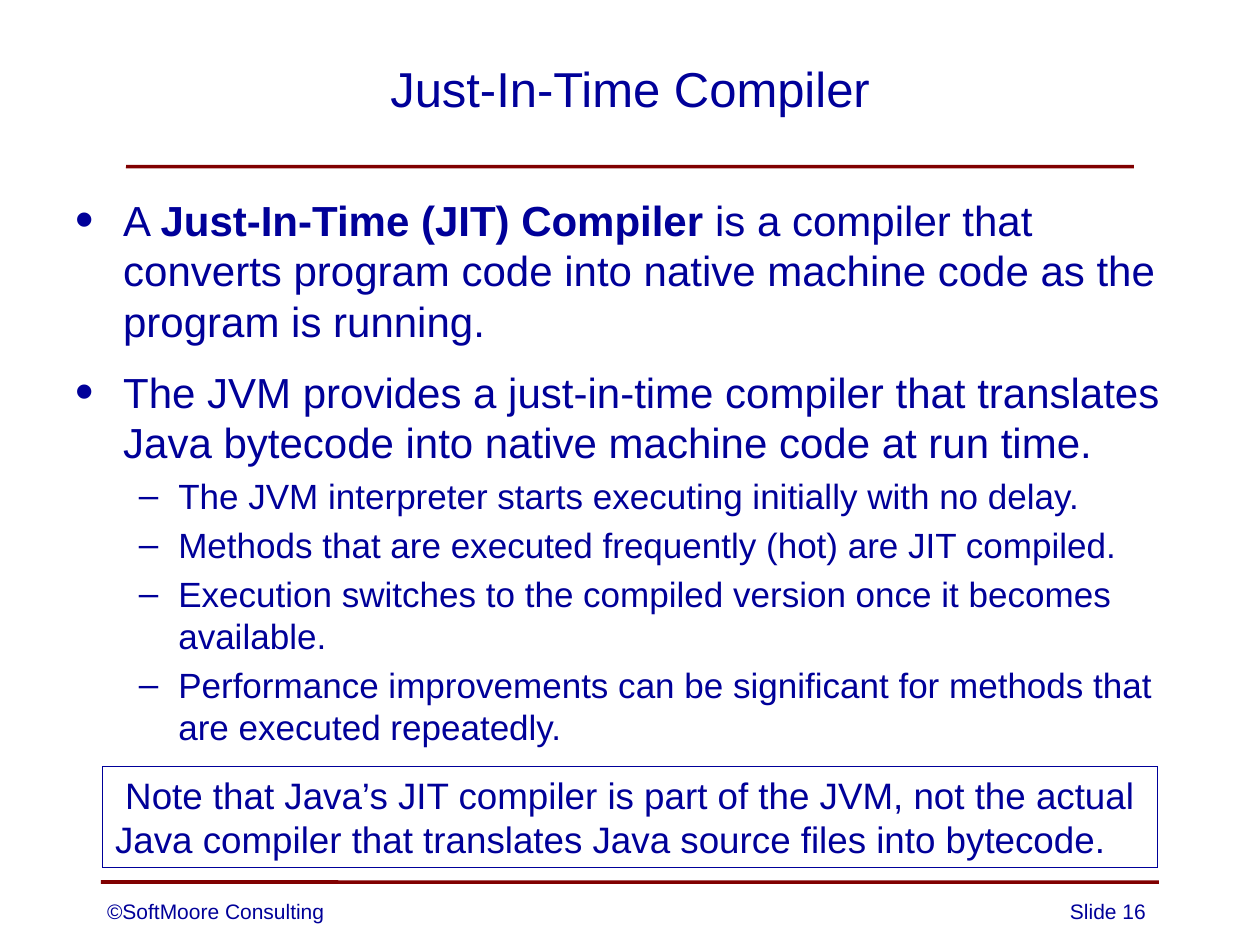
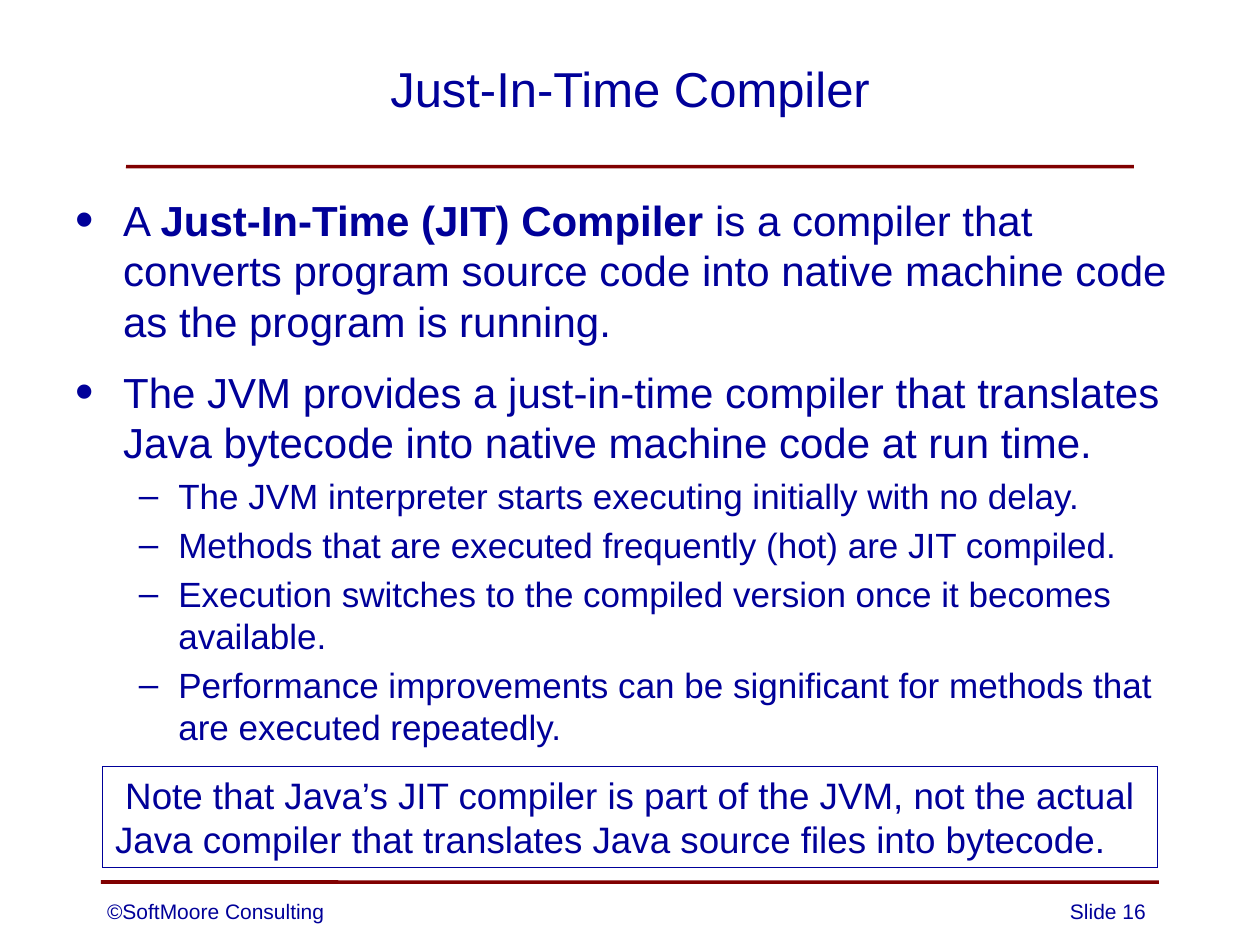
Before and after one commit to SoftMoore/CPRL-Java-3rd, a slide deck: slide 16 of PowerPoints/01 - Overview of Compilers.pptx. Drawn at 1260x945 pixels with LibreOffice and Linux fonts; fonts in the diff are those of the drawing. Boxes give left, top, right and bottom in pixels: in the first picture for what was removed or moved away, otherwise in the second. Text is boxed around its words. In the diff, an @@ line names an element or a change of style, - is before the commit and + after.

```diff
--- a/PowerPoints/01 - Overview of Compilers.pptx
+++ b/PowerPoints/01 - Overview of Compilers.pptx
@@ text at (123,205,1166,345): text changed @@
-• A Just-In-Time (JIT) Compiler is a compiler that converts program code into native machine code as the program is running.
+• A Just-In-Time (JIT) Compiler is a compiler that converts program source code into native machine code as the program is running.
```
Also in this commit, not shown: 1 other slide changed, 1 slide added, 1 other file.
